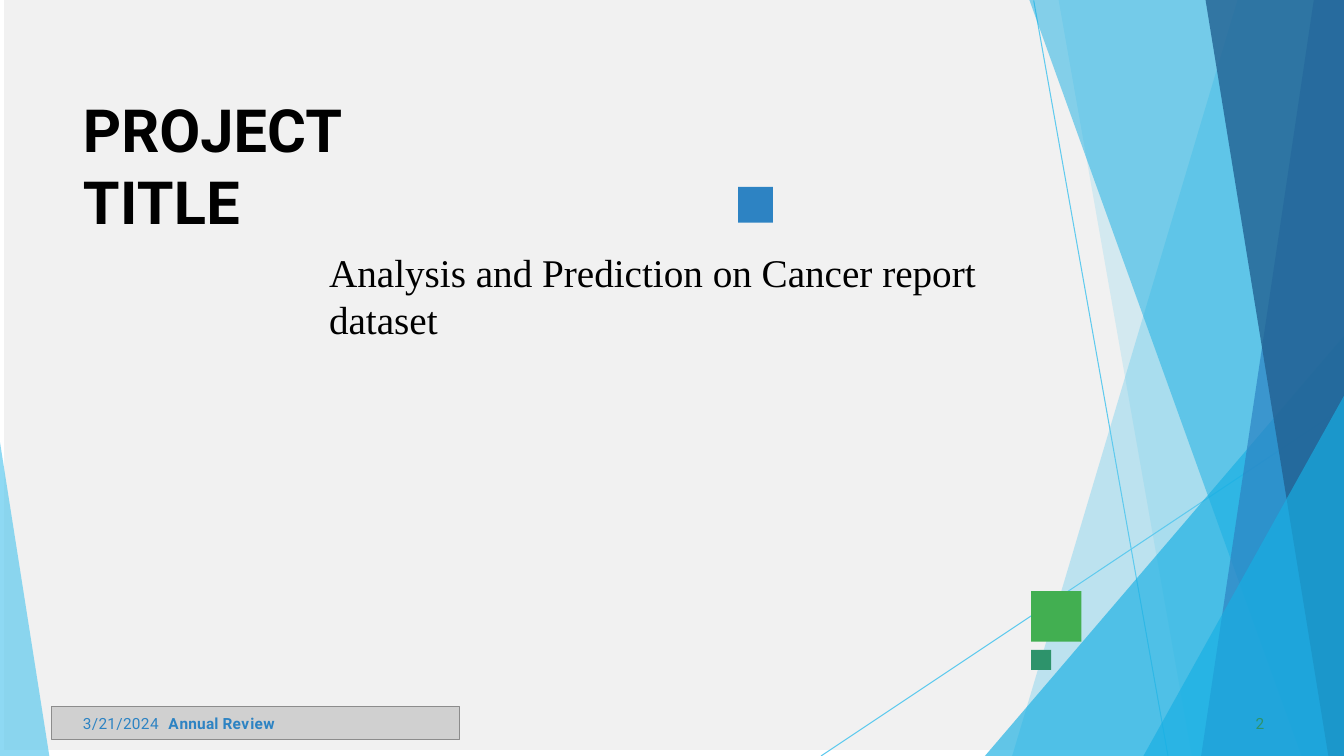
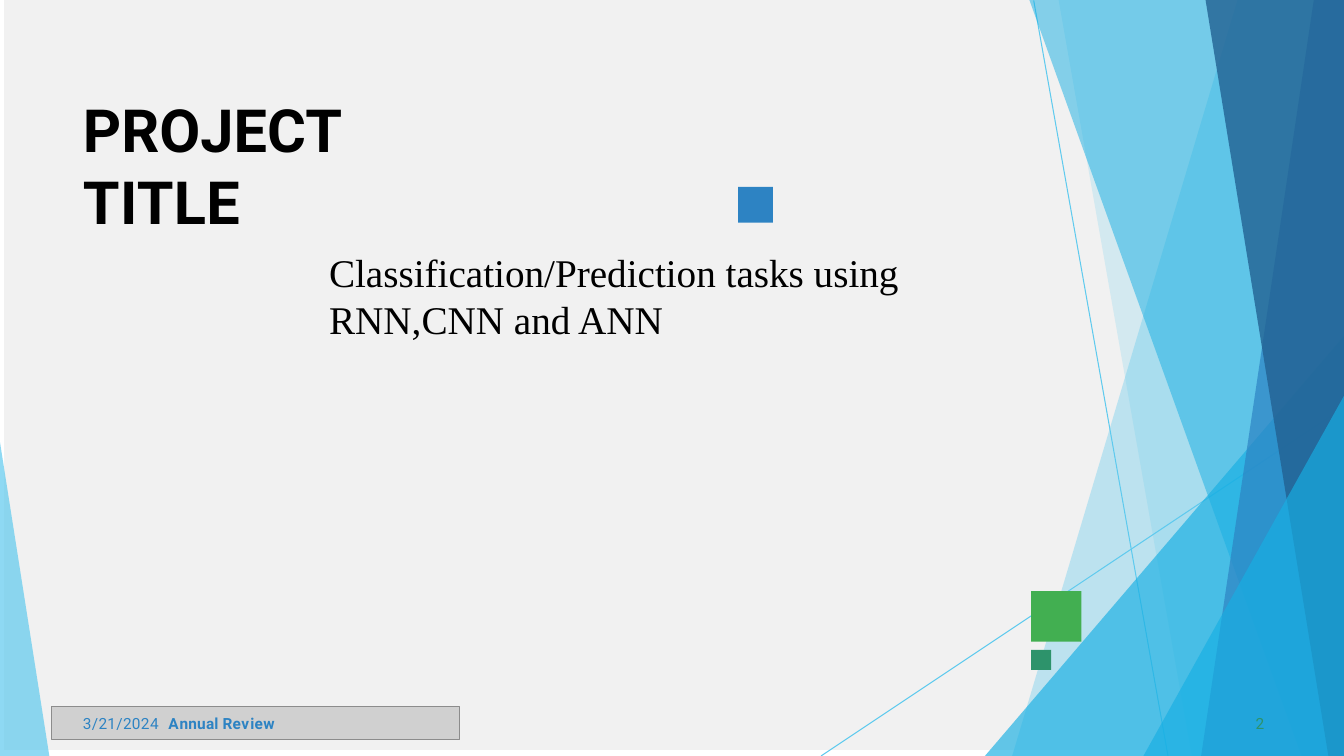
Before and after one commit to Harshini-priyaa/TNSDC-Generative_AI, a slide deck: slide 2 of Template_Presentation_Students (Harshinipriyaa).pptx. Drawn at 1344x756 pixels with LibreOffice and Linux fonts; fonts in the diff are those of the drawing; grey boxes stand for pictures. Boxes give left, top, right and bottom in pixels: in the first picture for what was removed or moved away, otherwise in the second. Text is boxed around its words. In the diff, an @@ line names an element or a change of style, - is before the commit and + after.

```diff
--- a/Template_Presentation_Students (Harshinipriyaa).pptx
+++ b/Template_Presentation_Students (Harshinipriyaa).pptx
@@ text at box(329, 259, 899, 340): text changed @@
-Analysis and Prediction on Cancer report dataset
+Classification/Prediction tasks using RNN,CNN and ANN
```
Also in this commit, not shown: 5 other slides changed.
